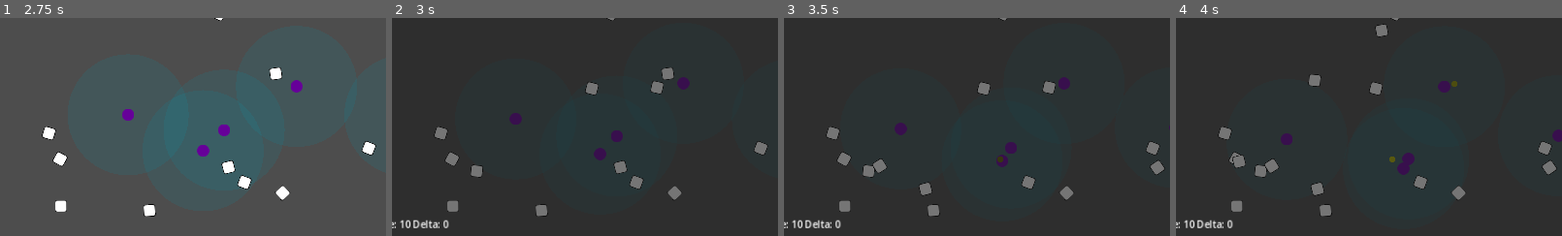
Above: before the commit, frames 1-4 (left to right).
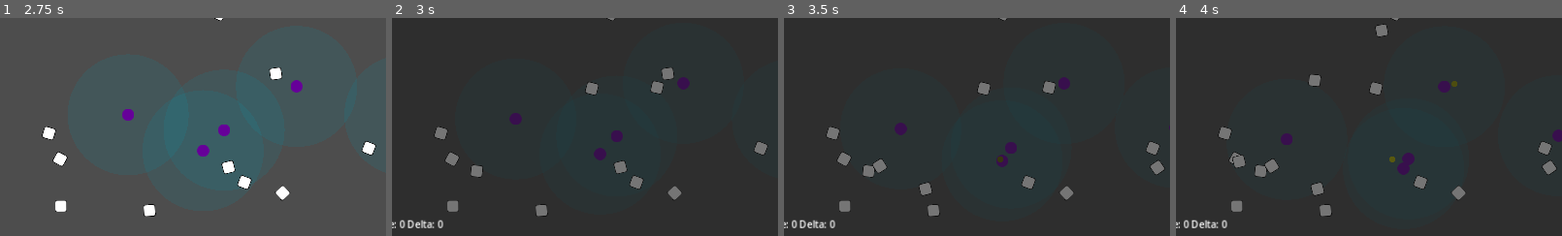
Above: after the commit, the same moments.

Repository: wivest/Natural-Selection
Game: Godot game, scene res://main.tscn
Same seed, same stepped clock (60 frames per second), same inputs: the game is played once before the commit and once after it.
Inputs:
- Up to frame 1 (2.75 s): click "Restart" at 0.5 s; click "Restart" at 1.25 s; click "Restart" at 2 s
- Up to frame 2 (3 s): click "Statistics" at 2.75 s
- Up to frame 3 (3.5 s): no input
- Up to frame 4 (4 s): click "Current" at 3.5 s
The pictures show only the part of the screen within x 5-55%, y 40-90%; the shares and areas given below are measured in that part.

Frame 1 is identical in both runs. In frame 2, 0.4% of the frame differs, in the area x 2-15%, y 92-97%; in frame 3, 0.4%; in frame 4, 0.4%.
Error before the commit: Invalid access to property or key 'value' on a base object of type 'Nil'. (res://ui/tabs/statistics/chart/chart.gd:21)
Error after the commit: Invalid access to property or key 'value' on a base object of type 'Nil'. (res://ui/tabs/statistics/chart/chart.gd:22)

Commit message:
refactor: move getter to chart

Diff:
--- a/ui/tabs/statistics/chart/chart.gd
+++ b/ui/tabs/statistics/chart/chart.gd
@@ -1,6 +1,7 @@
 class_name Chart
 extends Control
 
+@export var getter: Getter
 @export var parameters: ChartParameters
 
 var data: ChartData = ChartData.new()
--- a/ui/tabs/statistics/chart/parameters.gd
+++ b/ui/tabs/statistics/chart/parameters.gd
@@ -1,7 +1,6 @@
 class_name ChartParameters
 extends HBoxContainer
 
-@export var getter: Getter
 @export var padding: int = 2
 
 @export var step: SpinBox
@@ -12,7 +11,7 @@
 @onready var counter: Counter = $Counter
 
 func _ready():
-	counter.getter = getter
+	counter.getter = Getter.new() # TMP
 	counter.padding = padding
 	timer.wait_time = step.value
 
